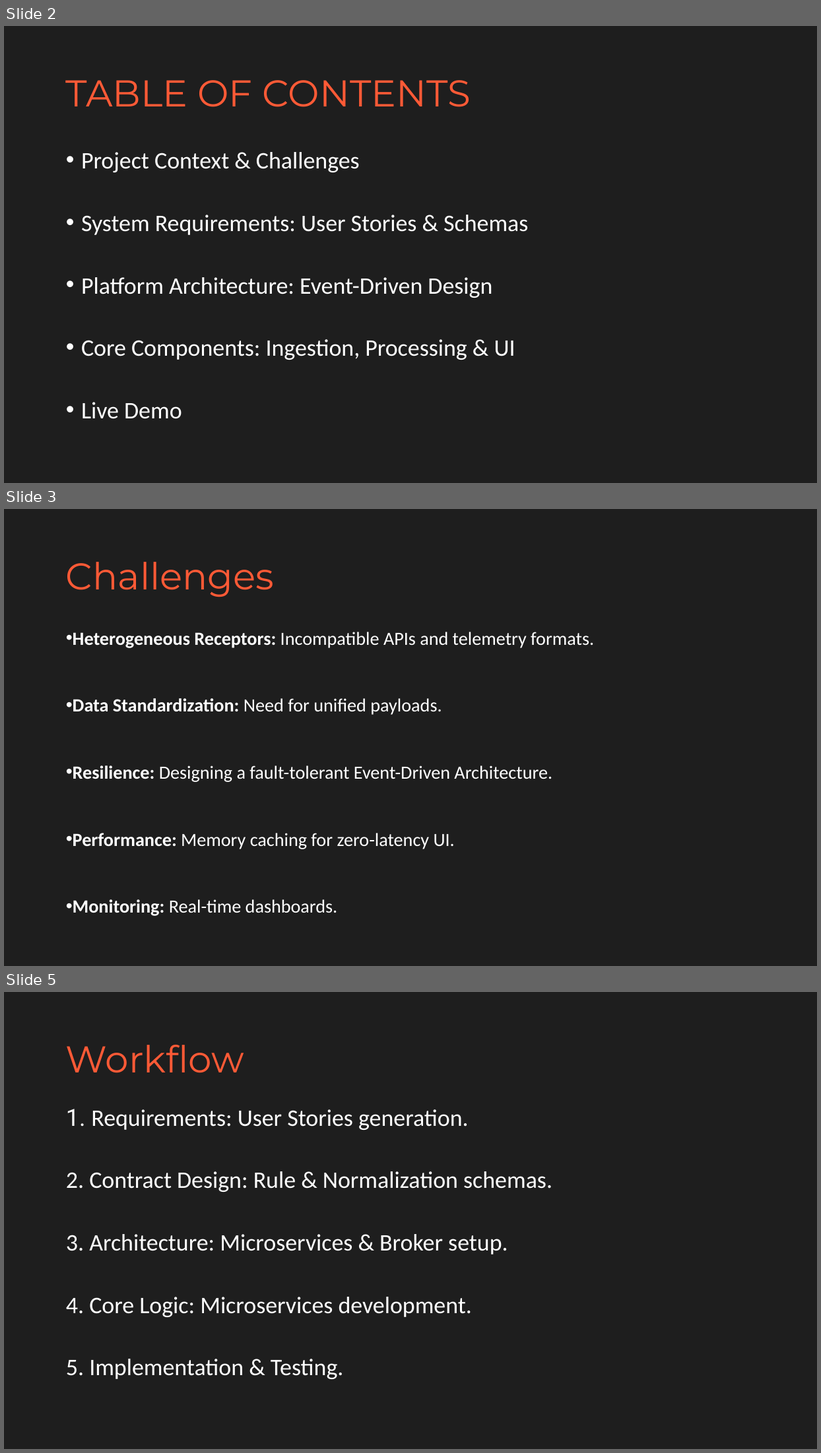
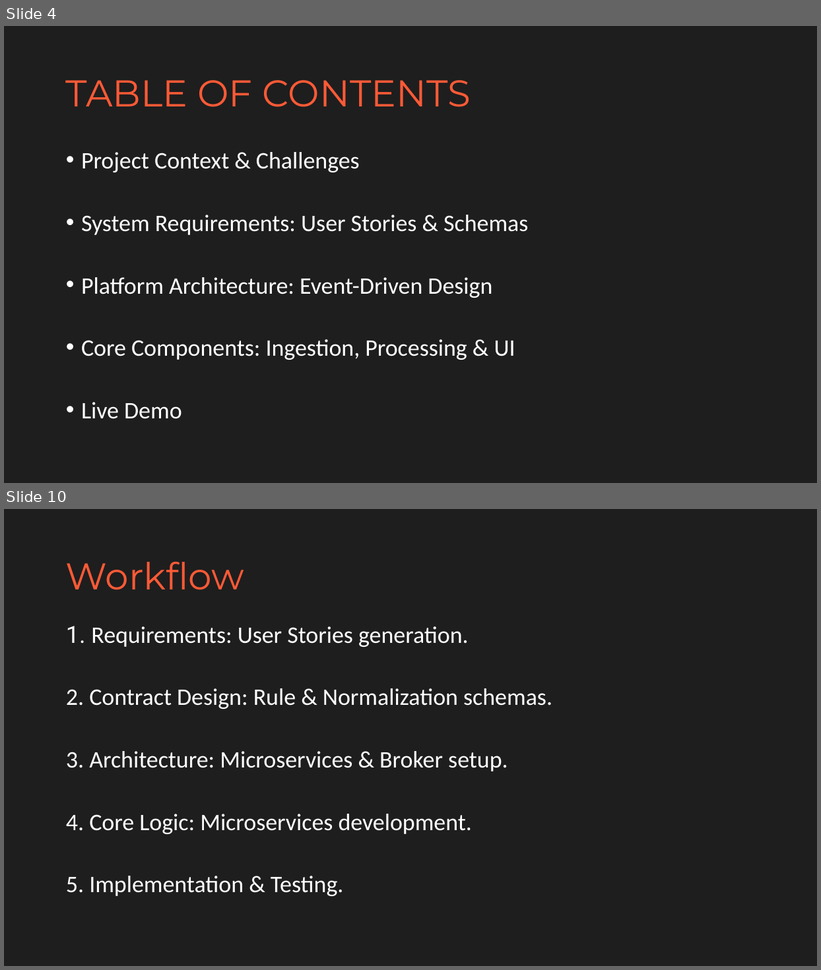
Before and after one commit to abdulkader2230150-creator/2230150_promptEngineers, a slide deck: booklets/presentation_MARS.pptx. Shown one above the other, each under a label of ours: slides 2, 3 and 5 before the commit, slides 4 and 10 after it; the slides between them are not shown. The pictures are 821x1453 and 821x970 pixels, drawn with LibreOffice and Linux fonts; fonts in the diff are those of the drawing. Boxes give left, top, right and bottom in pixels: in the first picture for what was removed or moved away, otherwise in the second. Text is boxed around its words. In the diff, an @@ line names an element or a change of style, - is before the commit and + after.

```diff
--- a/booklets/presentation_MARS.pptx
+++ b/booklets/presentation_MARS.pptx
@@ slide 3 removed at bbox=[4, 509, 817, 966], background #1E1E1E @@
@@ title removed at bbox=[66, 562, 274, 597] @@
-Challenges
@@ text removed at bbox=[73, 632, 594, 916] @@
-• Heterogeneous Receptors: Incompatible APIs and telemetry formats.
-• Data Standardization: Need for unified payloads.
-• Resilience: Designing a fault-tolerant Event-Driven Architecture.
-• Performance: Memory caching for zero-latency UI.
-• Monitoring: Real-time dashboards.
@@ what was slide 2 is now slide 4 @@
@@ what was slide 5 is now slide 10 @@
```
Also in this commit, not shown: 3 slides changed, 7 slides added, 1 other slide removed.
